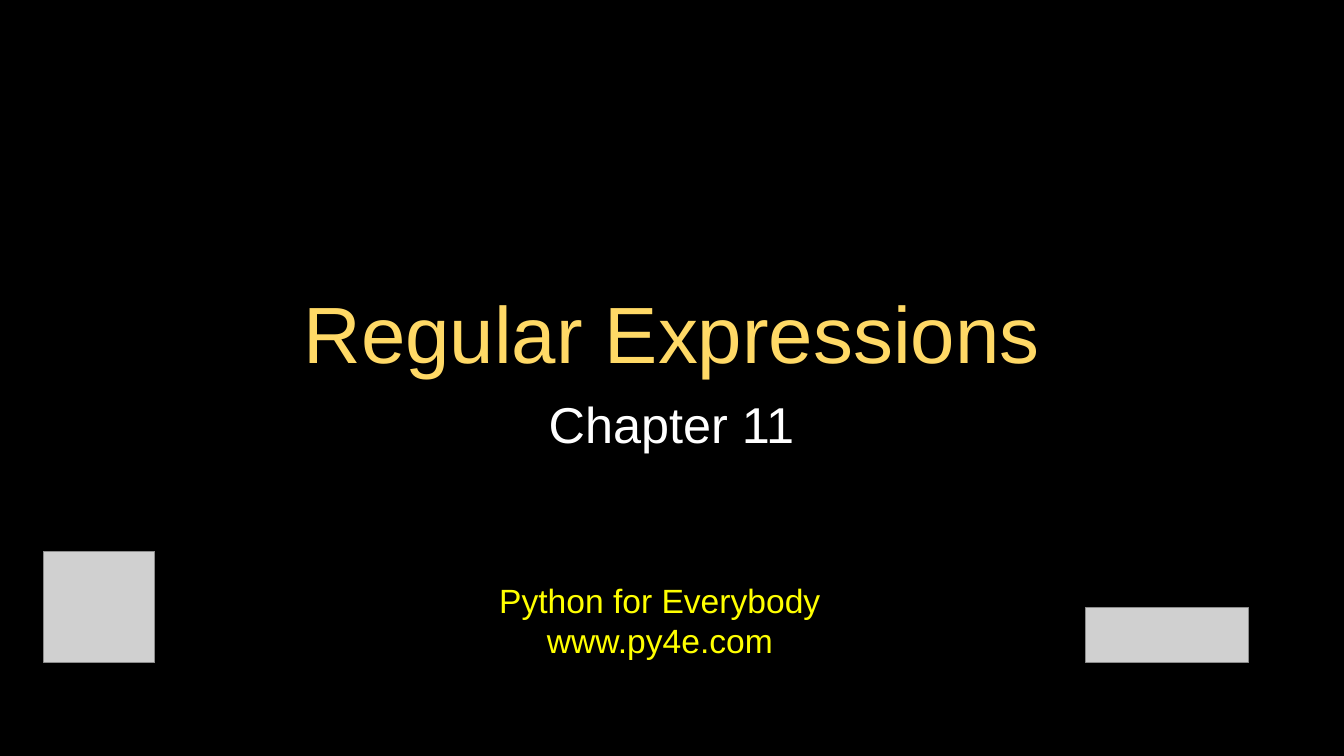
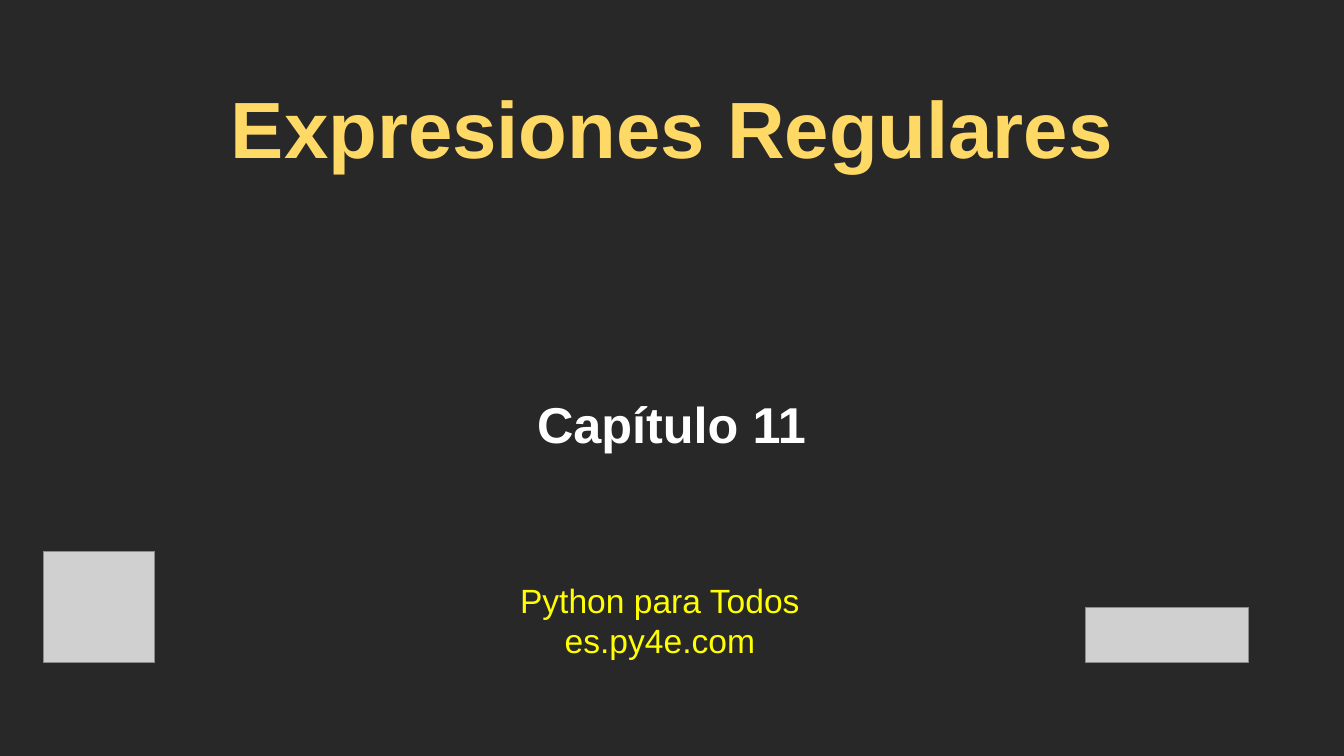
Before and after one commit to csev/py4e, a slide deck: slide 1 of lectures3/Pythonlearn-11-Regex.pptx. Drawn at 1344x756 pixels with LibreOffice and Linux fonts; fonts in the diff are those of the drawing; grey boxes stand for pictures. Boxes give left, top, right and bottom in pixels: in the first picture for what was removed or moved away, otherwise in the second. Text is boxed around its words. In the diff, an @@ line names an element or a change of style, - is before the commit and + after.

```diff
--- a/lectures3/Pythonlearn-11-Regex.pptx
+++ b/lectures3/Pythonlearn-11-Regex.pptx
@@ background #000000 to #282828 @@
@@ title at [231,100,1113,174]: text changed; bold on @@
-Regular Expressions
+Expresiones Regulares
@@ text at [537,406,806,452]: text changed; bold on @@
-Chapter 11
+Capítulo 11
@@ text at [520,588,800,660]: text changed @@
-Python for Everybody
-www.py4e.com
+Python para Todos
+es.py4e.com
@@ rectangle removed at [0,691,1344,756] @@
```
Also in this commit, not shown: 27 other slides changed, 6 slides added, 6 slides removed, 1 other file.
